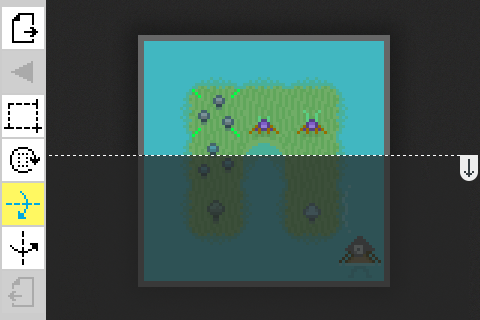
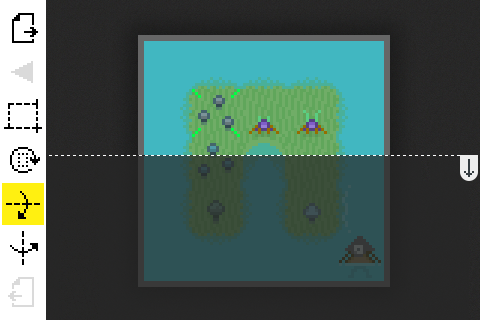
The second w=480, h=320 image is a revision of the first. Changes to its layers:
added layer "Layer 8" above "Layer 7" over [6, 191, 40, 219]
added layer "Layer 7" above "Layer 9" over [0, 0, 46, 320]
added layer "Layer 9" above "Layer 5 copy 5" over [0, 0, 46, 320]
hid "Layer 5 copy 5", painted on it over [0, 0, 46, 320]
hid "Layer 5 copy 3" over [0, 0, 46, 320]
